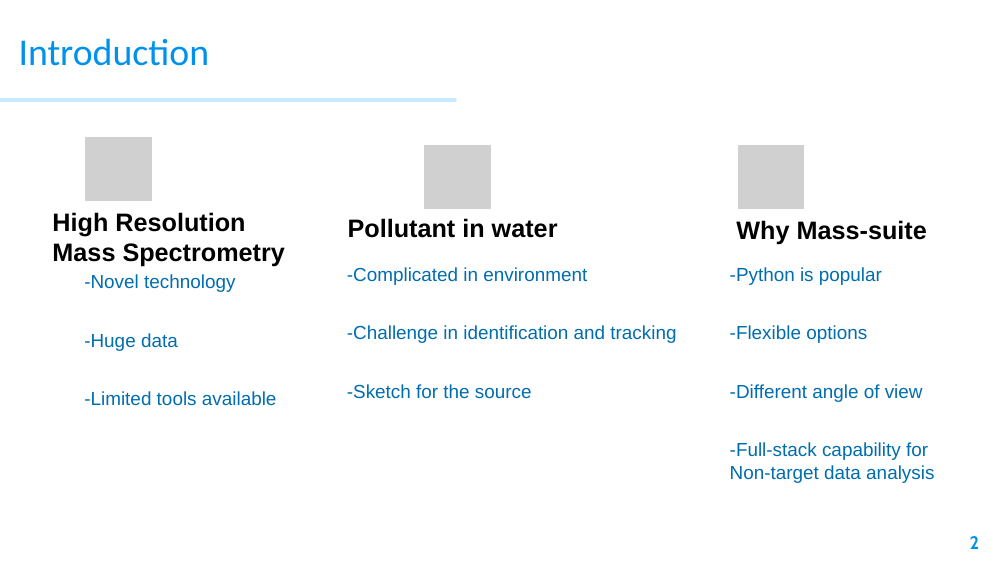
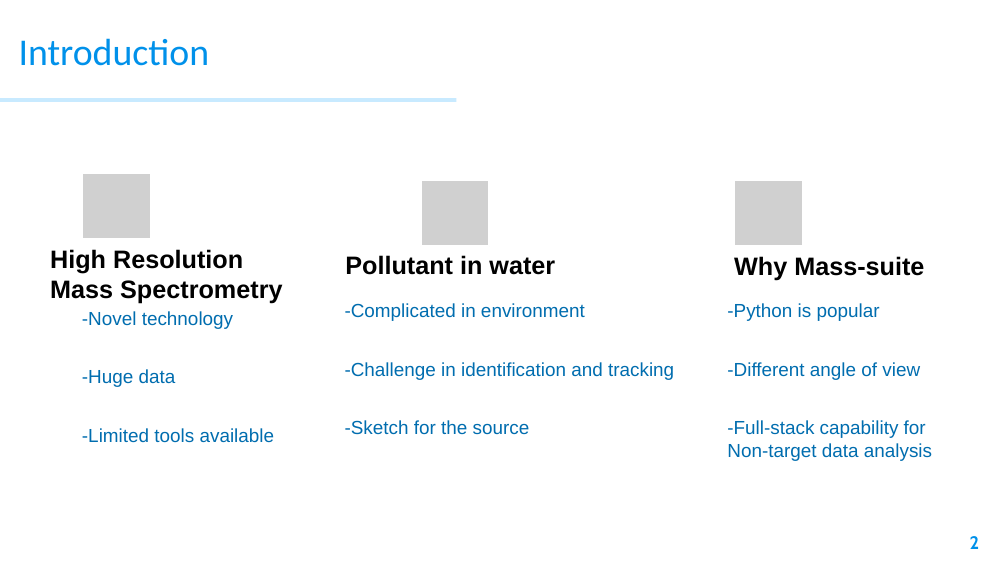
Before and after one commit to XiminHu/mass-suite, a slide deck: slide 2 of doc/20210326 ACS presentation.pptx. Drawn at 1008x567 pixels with LibreOffice and Linux fonts; fonts in the diff are those of the drawing; grey boxes stand for pictures. Boxes give left, top, right and bottom in pixels: in the first picture for what was removed or moved away, otherwise in the second. Text is boxed around its words. In the diff, an @@ line names an element or a change of style, - is before the commit and + after.

```diff
--- a/doc/20210326 ACS presentation.pptx
+++ b/doc/20210326 ACS presentation.pptx
@@ picture removed at (x1=423, y1=144, x2=492, y2=209) @@
@@ picture added at (x1=420, y1=180, x2=489, y2=246) @@
@@ 3 texts moved together from (x1=52, y1=212, x2=676, y2=399) to (x1=50, y1=249, x2=674, y2=435) @@
@@ text "-Novel technology" moved from (x1=84, y1=274, x2=277, y2=406) to (x1=82, y1=311, x2=275, y2=443) @@
@@ 2 pictures, 2 texts moved together from (x1=85, y1=136, x2=934, y2=483) to (x1=82, y1=172, x2=932, y2=461) @@
@@ text at (x1=730, y1=325, x2=867, y2=343): paragraph removed @@
--Flexible options
```
Also in this commit, not shown: 6 other slides changed.
